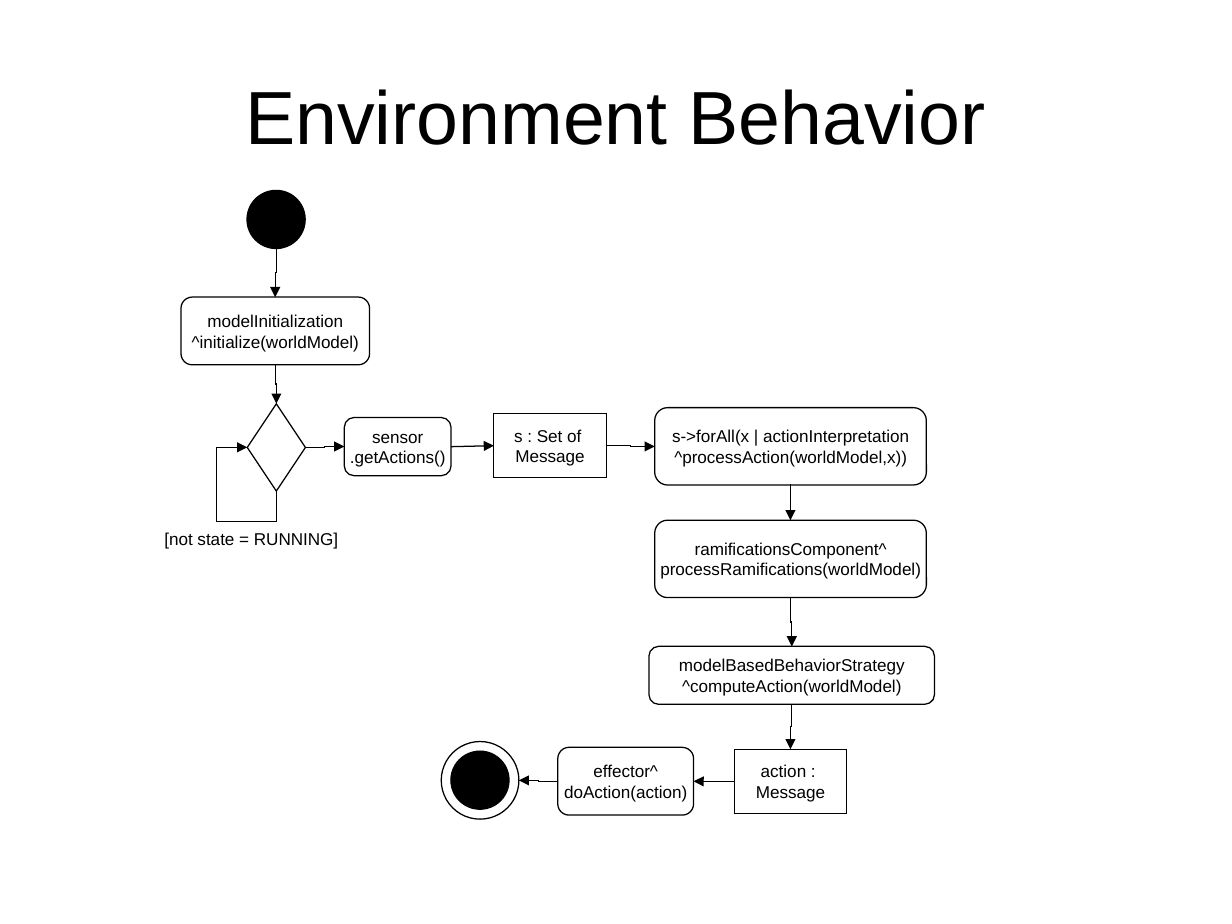
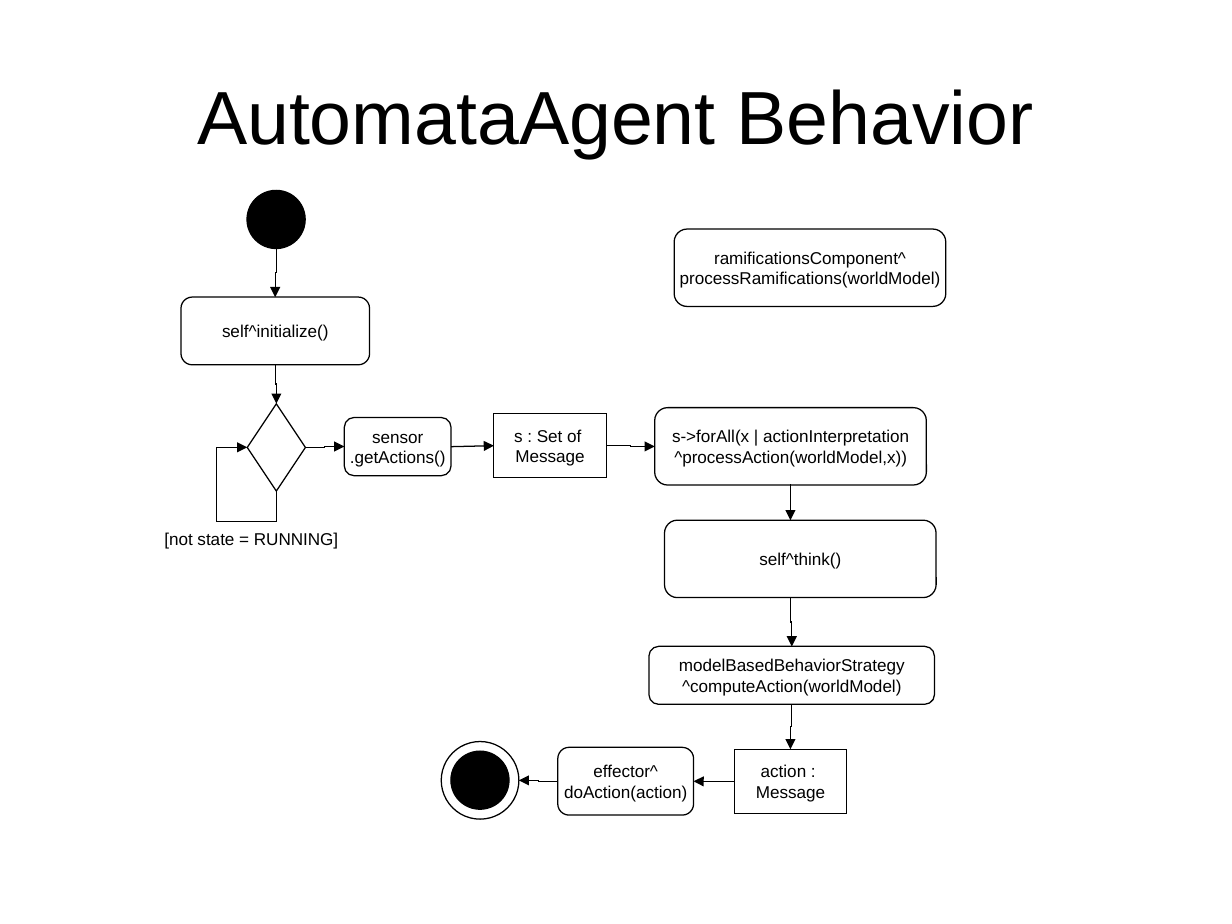
Before and after one commit to krishprince/rollerslam, a slide deck: slide 14 of docs/UML.ppt. Drawn at 1232x924 pixels with LibreOffice and Linux fonts; fonts in the diff are those of the drawing. Boxes give left, top, right and bottom in pixels: in the first picture for what was removed or moved away, otherwise in the second. Text is boxed around its words. In the diff, an @@ line names an element or a change of style, - is before the commit and + after.

Commit message:
updating presentation refactoring test agents

```diff
--- a/docs/UML.ppt
+++ b/docs/UML.ppt
@@ title at (197, 89, 1034, 158): text changed @@
-Environment Behavior
+AutomataAgent Behavior
@@ rounded rectangle "ramificationsComponent^": place and size @@
-rounded rectangle "ramificationsComponent^" at (654, 520, 926, 598)
+rounded rectangle "ramificationsComponent^" at (674, 229, 946, 307)
@@ text in rounded rectangle at (222, 324, 329, 341): text changed @@
-modelInitialization
-^initialize(worldModel)
+self^initialize()
@@ rounded rectangle added at (664, 520, 935, 598), fill #FFFFFF, outline #000000 0.74 pt, 10 pt, text #000000 @@
+self^think()
```
Also in this commit, not shown: 4 other slides changed, 6 slides added.
